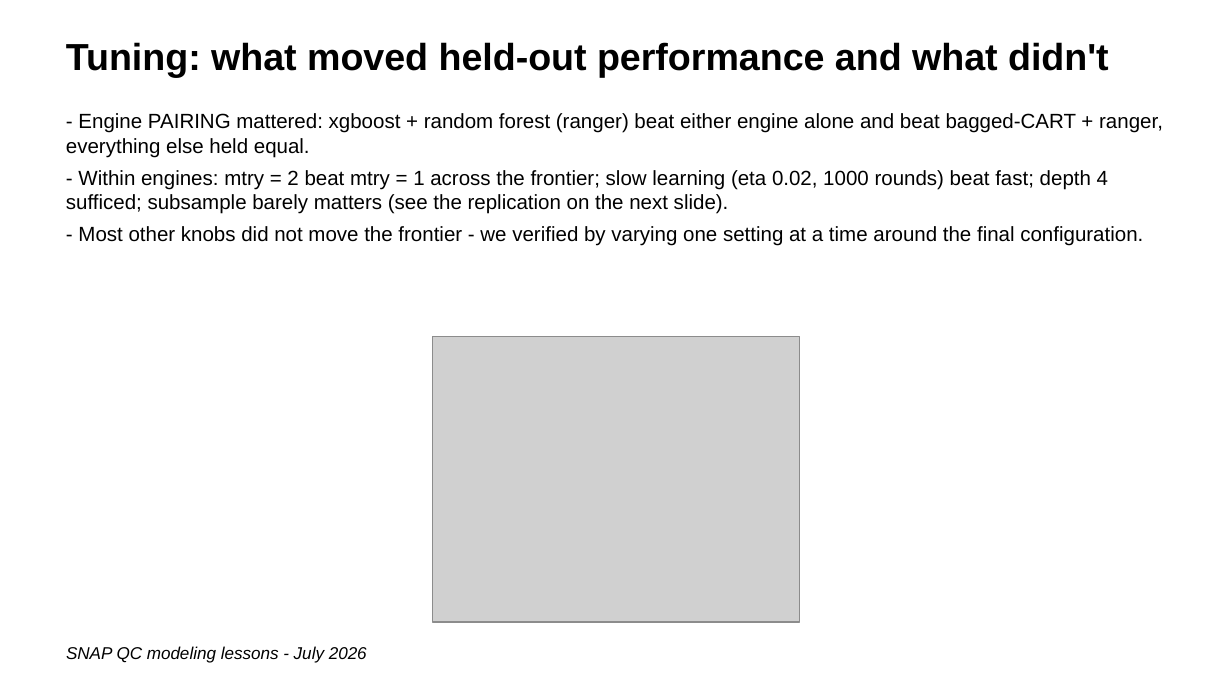
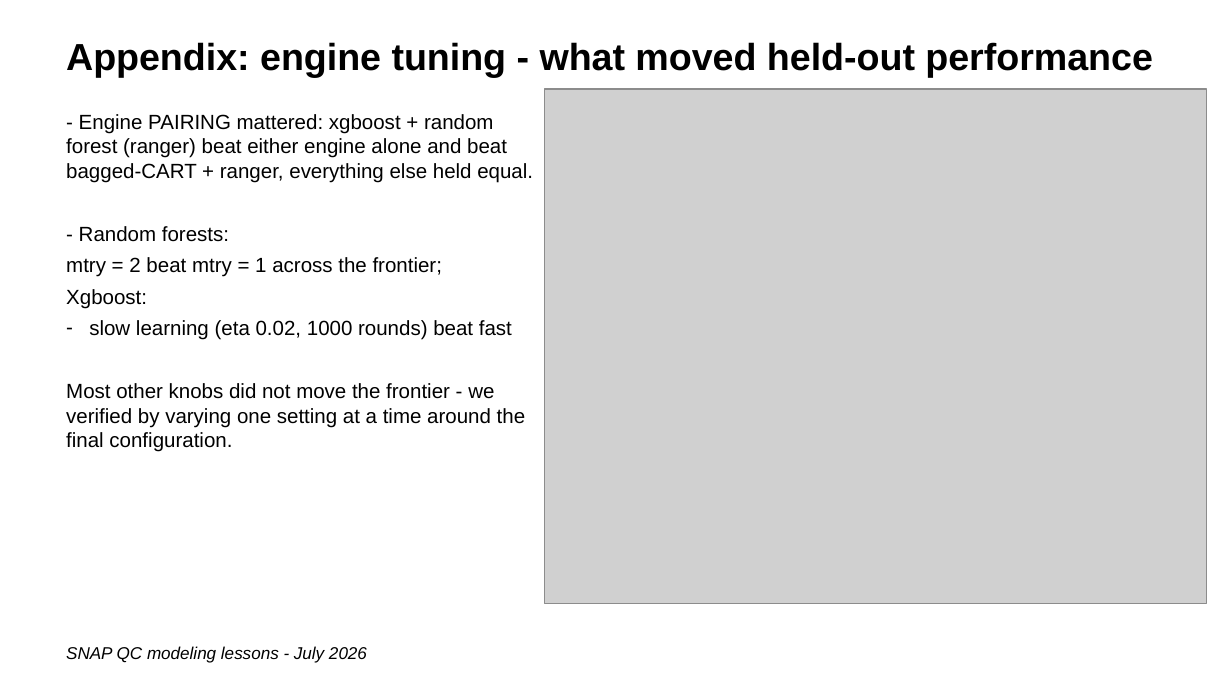
Before and after one commit to giannella/snap_qc, a slide deck: slide 37 of lessons_getting_more_signal_from_snap_qc_data.pptx (slide 8 before the commit). Drawn at 1232x693 pixels with LibreOffice and Linux fonts; fonts in the diff are those of the drawing; grey boxes stand for pictures. Boxes give left, top, right and bottom in pixels: in the first picture for what was removed or moved away, otherwise in the second. Text is boxed around its words. In the diff, an @@ line names an element or a change of style, - is before the commit and + after.

```diff
--- a/lessons_getting_more_signal_from_snap_qc_data.pptx
+++ b/lessons_getting_more_signal_from_snap_qc_data.pptx
@@ text at (66, 42, 1153, 78): text changed @@
-Tuning: what moved held-out performance and what didn't
+Appendix: engine tuning - what moved held-out performance
@@ picture added at (545, 89, 1206, 604) @@
@@ text at (66, 114, 533, 183): less space between paragraphs @@
@@ text at (66, 226, 526, 452): text changed @@
-- Within engines: mtry = 2 beat mtry = 1 across the frontier; slow learning (eta 0.02, 1000 rounds) beat fast; depth 4 sufficed; subsample barely matters (see the replication on the next slide).
-- Most other knobs did not move the frontier - we verified by varying one setting at a time around the final configuration.
+- Random forests:
+mtry = 2 beat mtry = 1 across the frontier;
+Xgboost:
+– slow learning (eta 0.02, 1000 rounds) beat fast
+Most other knobs did not move the frontier - we verified by varying one setting at a time around the final configuration.
@@ picture removed at (432, 336, 800, 622) @@
```
Also in this commit, not shown: 11 other slides changed, 32 slides added, 15 slides removed.
